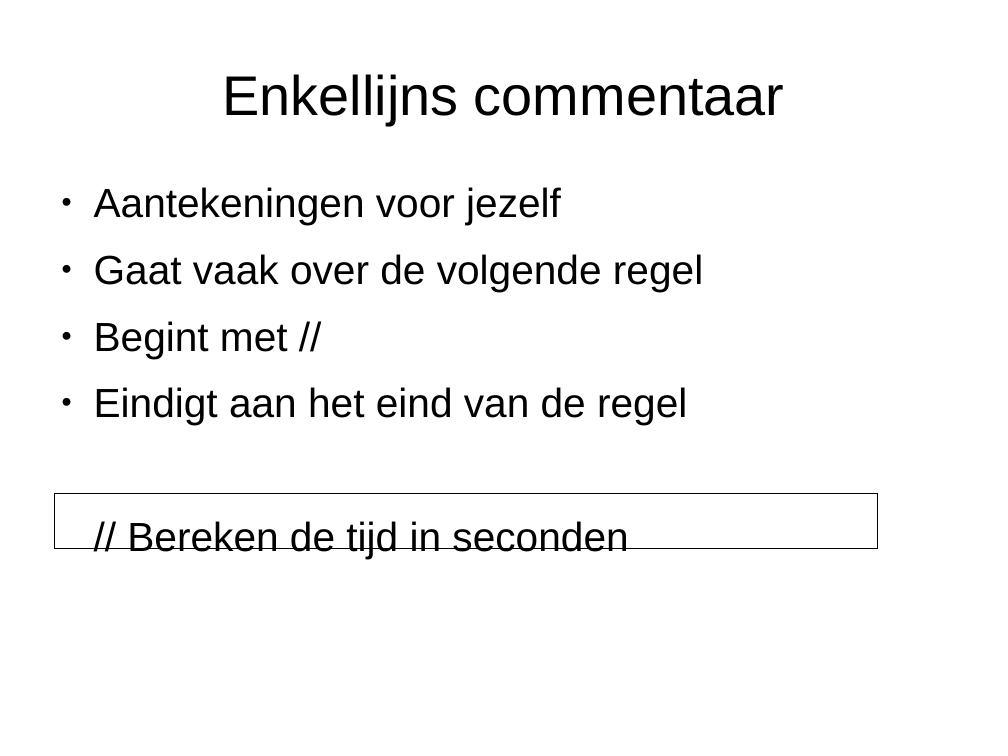
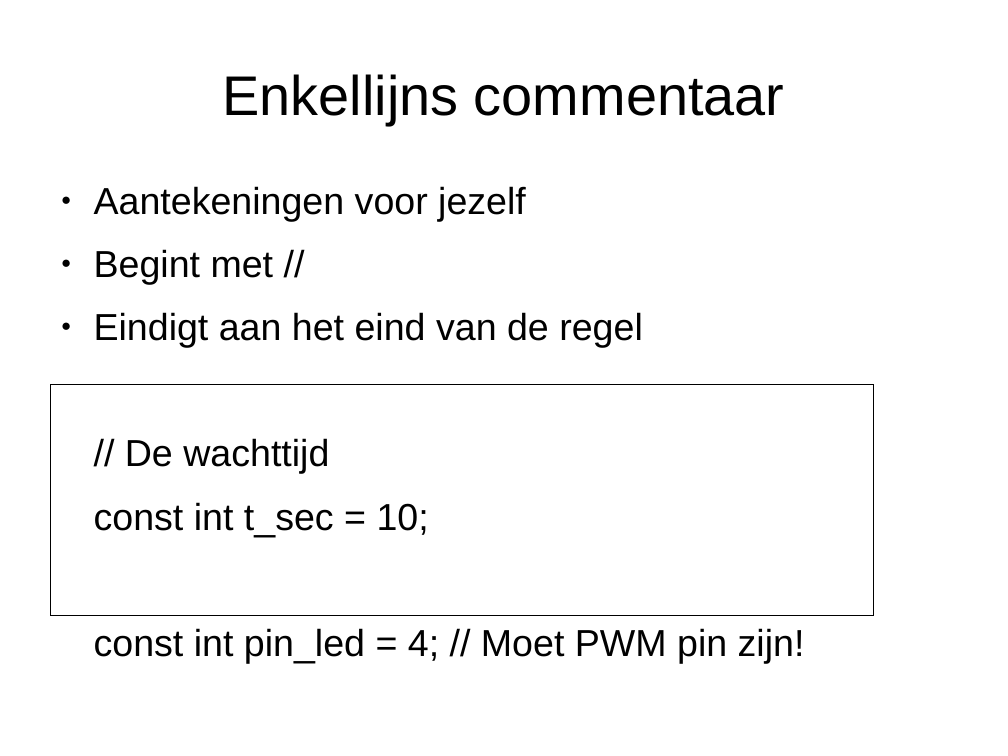
Before and after one commit to djog/arduino_cursus, a slide deck: slide 11 of Presentaties/Flitsuitleg3.odp (slide 7 before the commit). Drawn at 1008x756 pixels with LibreOffice and Linux fonts; fonts in the diff are those of the drawing. Boxes give left, top, right and bottom in pixels: in the first picture for what was removed or moved away, otherwise in the second. Text is boxed around its words. In the diff, an @@ line names an element or a change of style, - is before the commit and + after.

```diff
--- a/Presentaties/Flitsuitleg3.odp
+++ b/Presentaties/Flitsuitleg3.odp
@@ text at bbox=[94, 186, 643, 348]: size 32 to 29.6 pt in "Aantekeningen voor jezelf", "Begint met //", "Eindigt aan het eind van de regel" @@
@@ text at bbox=[94, 254, 703, 292]: paragraph removed @@
-● Gaat vaak over de volgende regel
@@ rectangle: place and size @@
-rectangle at bbox=[55, 494, 878, 549]
+rectangle at bbox=[50, 384, 874, 616]
@@ text at bbox=[94, 438, 805, 663]: text changed; size 32 to 29.6 pt @@
-// Bereken de tijd in seconden
+// De wachttijd
+const int t_sec = 10;
+const int pin_led = 4; // Moet PWM pin zijn!
```
Also in this commit, not shown: 1 other slide changed, 28 slides added, 18 slides removed, 4 other files.
